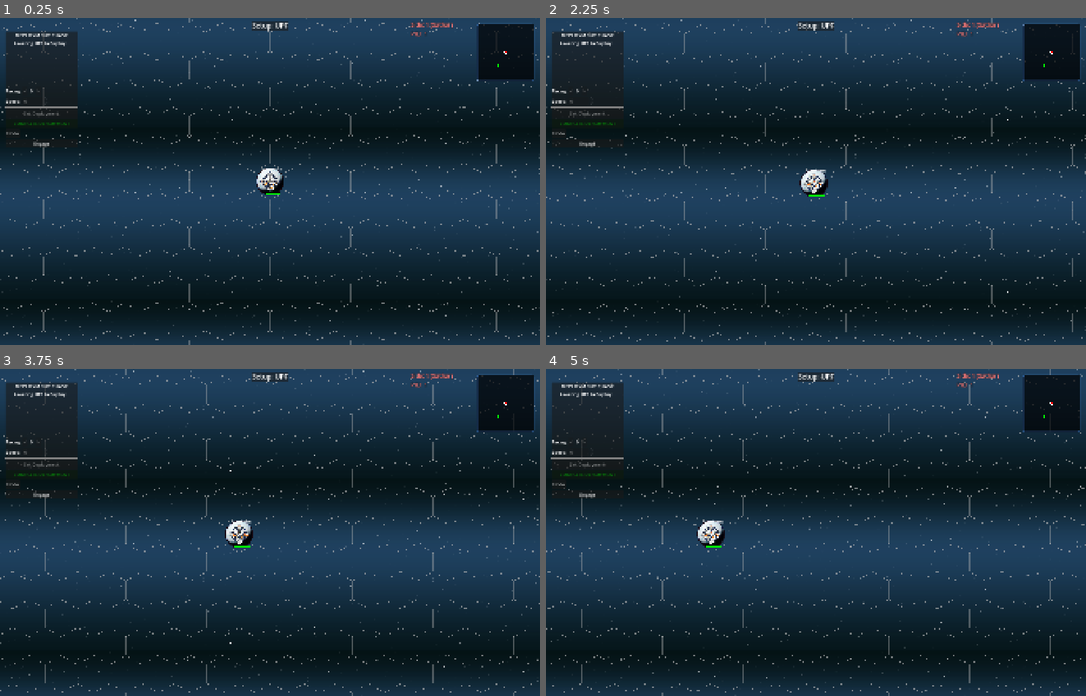
Above: before the commit, frames 1-4 (two rows, left to right).
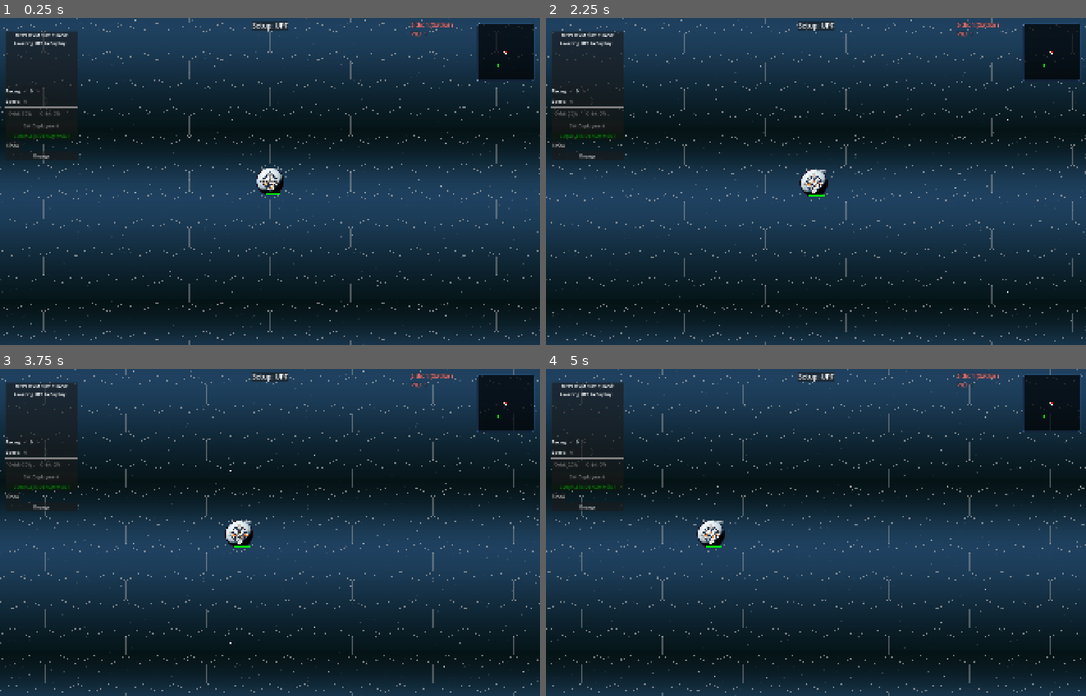
Above: after the commit, the same moments.

Repository: jjeffers/sf-kh-simulator
Game: Godot game, scene res://Scenes/Main.tscn
Same seed, same stepped clock (60 frames per second), same inputs: the game is played once before the commit and once after it. This scene is started directly instead of the project's main scene.
Inputs (mouse positions are in pixels of both pictures, inside the frame that each line leads up to):
- Up to frame 1 (0.25 s): no input
- Up to frame 2 (2.25 s): click "Undo" at 0.5 s; click "Engage" at 1.25 s; tap Enter at 2 s; drag from (1053, 53) to (870, 109) at 2.02 s
- Up to frame 3 (3.75 s): tap Space at 2.75 s; drag from (162, 548) to (243, 597) at 2.77 s; tap Enter at 3.5 s; move the mouse to (324, 460) at 3.52 s; hold D from 3.53 s (still down); tap Q at 3.6 s
- Up to frame 4 (5 s): release D at 4.25 s; drag from (789, 597) to (654, 483) at 4.27 s

The runs differ from the first frame. In frame 1, 0.3% of the frame differs, in the area x 1-15%, y 28-44%; in frame 2, 0.3%; in frame 3, 0.3%; in frame 4, 0.3%.
Error before the commit: Invalid access to property or key 'name' on a base object of type 'Nil'. (res://Scripts/GameManager.gd:4051)
Error after the commit: Invalid access to property or key 'name' on a base object of type 'Nil'. (res://Scripts/GameManager.gd:4098)

Commit message:
Feature: Space Station orbital direction choice

Diff:
--- a/Scripts/GameManager.gd
+++ b/Scripts/GameManager.gd
@@ -62,6 +62,10 @@
 var deploy_tentative_hex: Vector3i = Vector3i.ZERO
 var deploy_hex_selected: bool = false
 var is_deploying_ship: bool = false
+
+var deploy_orbit_dir_val: int = 1
+var btn_deploy_orbit_cw: Button
+var btn_deploy_orbit_ccw: Button
 
 # Deployment Mines Tracker
 var deployment_mines_placed: Array[Vector3i] = []
@@ -863,6 +867,26 @@
 	spin_deploy_speed.editable = false
 	spin_deploy_speed.value_changed.connect(func(v): if is_deploying_ship: deploy_speed_val = int(v))
 	s_hbox.add_child(spin_deploy_speed)
+
+	dep_vbox.add_child(HSeparator.new())
+
+	# Orbit Control (Station Only)
+	var o_hbox = HBoxContainer.new()
+	dep_vbox.add_child(o_hbox)
+
+	btn_deploy_orbit_ccw = Button.new()
+	btn_deploy_orbit_ccw.text = "Orbit CCW"
+	btn_deploy_orbit_ccw.disabled = true
+	btn_deploy_orbit_ccw.custom_minimum_size.x = 100
+	btn_deploy_orbit_ccw.pressed.connect(func(): if is_deploying_ship: deploy_orbit_dir_val = -1; _update_deployment_ui(); _update_deploy_preview())
+	o_hbox.add_child(btn_deploy_orbit_ccw)
+
+	btn_deploy_orbit_cw = Button.new()
+	btn_deploy_orbit_cw.text = "Orbit CW"
+	btn_deploy_orbit_cw.disabled = true
+	btn_deploy_orbit_cw.custom_minimum_size.x = 100
+	btn_deploy_orbit_cw.pressed.connect(func(): if is_deploying_ship: deploy_orbit_dir_val = 1; _update_deployment_ui(); _update_deploy_preview())
+	o_hbox.add_child(btn_deploy_orbit_cw)
 
 	dep_vbox.add_child(HSeparator.new())
 
@@ -2658,6 +2682,9 @@
 		btn_deploy_facing_cw.disabled = true
 		btn_deploy_facing_ccw.disabled = true
 		spin_deploy_speed.editable = false
+		if is_instance_valid(btn_deploy_orbit_cw):
+			btn_deploy_orbit_cw.disabled = true
+			btn_deploy_orbit_ccw.disabled = true
 		btn_deploy_ship.disabled = true
 		btn_deploy_complete.disabled = true
 		return
@@ -2692,9 +2719,11 @@
 				deploy_tentative_hex = s.grid_position
 				deploy_facing_val = s.facing
 				deploy_speed_val = s.speed
+				deploy_orbit_dir_val = s.orbit_direction if s.orbit_direction != 0 else 1
 				deploy_hex_selected = true
 			else:
 				deploy_hex_selected = false
+				deploy_orbit_dir_val = 1
 
 				# Center camera on valid deployment zone
 				_center_camera_on_deployment_zone(s)
@@ -2726,12 +2755,25 @@
 			btn_deploy_facing_cw.disabled = true
 			btn_deploy_facing_ccw.disabled = true
 
+		var is_station = selected_ship.ship_class in ["Space Station", "Station"]
+		if is_instance_valid(btn_deploy_orbit_cw):
+			btn_deploy_orbit_cw.visible = is_station
+			btn_deploy_orbit_ccw.visible = is_station
+			if is_station:
+				btn_deploy_orbit_cw.disabled = false
+				btn_deploy_orbit_ccw.disabled = false
+				btn_deploy_orbit_cw.modulate = Color.GREEN if deploy_orbit_dir_val == 1 else Color.WHITE
+				btn_deploy_orbit_ccw.modulate = Color.GREEN if deploy_orbit_dir_val == -1 else Color.WHITE
+
 		btn_deploy_ship.disabled = false
 		btn_deploy_ship.text = "UPDATE DEPLOYMENT" if selected_ship.is_deployed else "DEPLOY SHIP"
 	else:
 		btn_deploy_facing_cw.disabled = true
 		btn_deploy_facing_ccw.disabled = true
 		spin_deploy_speed.editable = false
+		if is_instance_valid(btn_deploy_orbit_cw):
+			btn_deploy_orbit_cw.disabled = true
+			btn_deploy_orbit_ccw.disabled = true
 		btn_deploy_ship.disabled = true
 		btn_deploy_ship.text = "DEPLOY SHIP"
 
@@ -2789,8 +2831,11 @@
 
 	selected_ship.grid_position = deploy_tentative_hex
 	selected_ship.facing = deploy_facing_val
-	if selected_ship.ship_class == "Space Station" or selected_ship.ship_class == "Station":
+	if selected_ship.ship_class in ["Space Station", "Station"]:
 		deploy_speed_val = 0
+		selected_ship.orbit_direction = deploy_orbit_dir_val
+	else:
+		selected_ship.orbit_direction = 0
 	selected_ship.speed = deploy_speed_val
 	selected_ship.is_deployed = true
 	selected_ship.position = HexGrid.hex_to_pixel(selected_ship.grid_position)
@@ -2826,6 +2871,7 @@
 				"grid_position": s.grid_position,
 				"facing": s.facing,
 				"speed": s.speed,
+				"orbit_direction": s.orbit_direction,
 				"is_deployed": true
 			}
 
@@ -2856,6 +2902,7 @@
 			s.grid_position = d["grid_position"]
 			s.facing = d["facing"]
 			s.speed = d["speed"]
+			s.orbit_direction = d.get("orbit_direction", 0)
 			s.position = HexGrid.hex_to_pixel(s.grid_position)
 			s.is_deployed = true
 
@@ -4734,6 +4781,28 @@
 		draw_string_outline(font_ref, label_pos + Vector2(0, 5), full_label, HORIZONTAL_ALIGNMENT_CENTER, -1, 14, 2, Color.BLACK)
 		draw_string(font_ref, label_pos + Vector2(0, 5), full_label, HORIZONTAL_ALIGNMENT_CENTER, -1, 14, Color(1, 0.9, 0.9, 0.9))
 
+func _draw_orbit_ring(planet_hex: Vector3i, orbit_dir: int, color: Color):
+	var center = HexGrid.hex_to_pixel(planet_hex)
+	var radius = HexGrid.TILE_SIZE * sqrt(3)
+
+	# Draw ring
+	draw_arc(center, radius, 0, TAU, 64, color, 3.0)
+
+	# Draw arrowheads around the ring (e.g. 4 arrowheads)
+	for i in range(4):
+		var angle = i * (PI / 2.0)
+		var pos = center + Vector2(cos(angle), sin(angle)) * radius
+
+		# Direction of travel is tangent: +90 deg (PI/2) for CW
+		var tangent_angle = angle + (PI / 2.0 if orbit_dir == 1 else -PI / 2.0)
+
+		var arrow_len = 15.0
+		var p1 = pos - Vector2(cos(tangent_angle - PI/6.0), sin(tangent_angle - PI/6.0)) * arrow_len
+		var p2 = pos - Vector2(cos(tangent_angle + PI/6.0), sin(tangent_angle + PI/6.0)) * arrow_len
+
+		var pts = PackedVector2Array([pos, p1, p2])
+		draw_polygon(pts, PackedColorArray([color]))
+
 
 func _draw():
 	# transform.origin = center # REMOVED: Camera is now handled by _update_camera
@@ -4765,14 +4834,24 @@
 					if not planet_hexes.has(h):
 						_draw_hex_outline(h, Color(0, 1, 0, 0.5), 2.0)
 
-			# Render projected speed for non-station ships during deployment
-		if deploy_hex_selected and deploy_speed_val > 0 and selected_ship.ship_class != "Space Station" and selected_ship.ship_class != "Station":
+		# Render projected speed for non-station ships during deployment
+		if deploy_hex_selected and deploy_speed_val > 0 and not (selected_ship.ship_class in ["Space Station", "Station"]):
 			var forward_vec = HexGrid.get_direction_vec(deploy_facing_val)
 			var current_check_hex = deploy_tentative_hex
 
 			for i in range(deploy_speed_val):
 				current_check_hex += forward_vec
 				_draw_hex_outline(current_check_hex, Color(0, 1, 1, 0.6), 4.0) # Cyan for deployment speed
+
+		# Render orbit preview for stations during deployment
+		if deploy_hex_selected and deploy_orbit_dir_val != 0 and (selected_ship.ship_class in ["Space Station", "Station"]):
+			var planet = null
+			for neighbor in HexGrid.get_neighbors(deploy_tentative_hex):
+				if neighbor in planet_hexes:
+					planet = neighbor
+					break
+			if planet != null:
+				_draw_orbit_ring(planet, deploy_orbit_dir_val, Color(0.8, 0.8, 0.8, 0.8))
 
 	# Draw projected speed vectors for already deployed ships
 	if current_phase == Phase.DEPLOYMENT:
@@ -4791,6 +4870,17 @@
 					var p2 = end_pos - Vector2(cos(angle + PI/6), sin(angle + PI/6)) * arrow_size
 					var arrow_pts = PackedVector2Array([end_pos, p1, p2])
 					draw_polygon(arrow_pts, PackedColorArray([Color(1, 1, 1, 0.6)]))
+
+	# Draw orbital rings for all orbiting Space Stations
+	for s in ships:
+		if is_instance_valid(s) and s.ship_class in ["Space Station", "Station"] and s.orbit_direction != 0 and s.is_deployed and not s.is_destroyed:
+			var planet = null
+			for neighbor in HexGrid.get_neighbors(s.grid_position):
+				if neighbor in planet_hexes:
+					planet = neighbor
+					break
+			if planet != null:
+				_draw_orbit_ring(planet, s.orbit_direction, Color(0.8, 0.8, 0.8, 0.6))
 
 	# Draw Eligible Hexes for Defensive Fire
 	if current_phase == Phase.COMBAT and combat_subphase == 1 and current_combat_state == CombatState.PLANNING:
